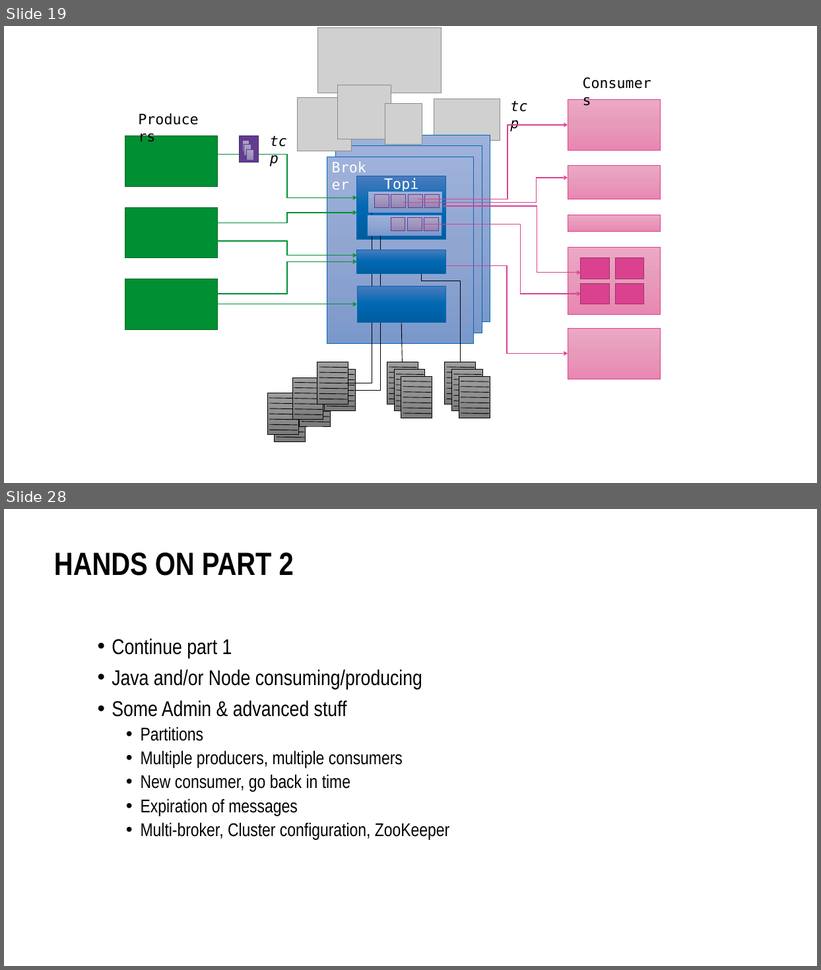
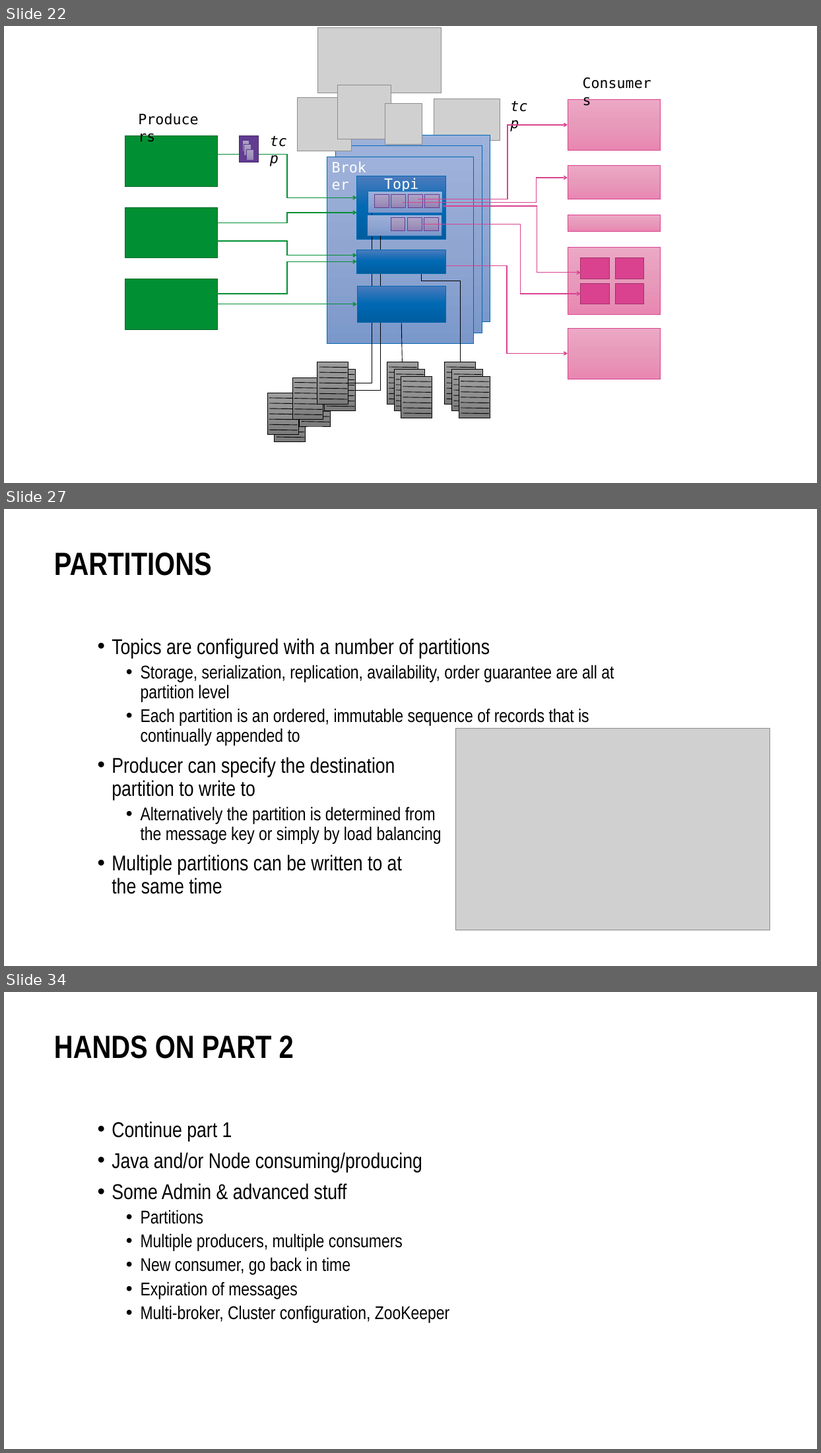
Before and after one commit to MaartenSmeets/kafka-workshop, a slide deck: Kafka_SIG_09feb2017.pptx. Shown one above the other, each under a label of ours: slides 19 and 28 before the commit, slides 22, 27 and 34 after it; the slides between them are not shown. The pictures are 821x970 and 821x1453 pixels, drawn with LibreOffice and Linux fonts; fonts in the diff are those of the drawing; grey boxes stand for pictures; background and template pictures are left out. Boxes give left, top, right and bottom in pixels: in the first picture for what was removed or moved away, otherwise in the second. Text is boxed around its words. In the diff, an @@ line names an element or a change of style, - is before the commit and + after.

Commit message:
Adding slides on under the hood details (consuming, producing, partitioning, cluster). ecosystem - connect, streams, confluent
Still TODO:
some architecture

```diff
--- a/Kafka_SIG_09feb2017.pptx
+++ b/Kafka_SIG_09feb2017.pptx
@@ slide 27 added at <box>4,509,817,966</box>, background #FFFFFF @@
@@ title added at <box>54,553,212,576</box>, 54 pt, text #000000, bold @@
+PARTITIONS
@@ text added at <box>112,638,614,894</box>, 31 pt, text #000000 @@
+• Topics are configured with a number of partitions
+  • Storage, serialization, replication, availability, order guarantee are all at partition level
+  • Each partition is an ordered, immutable sequence of records that is continually appended to
+• Producer can specify the destination
+  partition to write to
+  • Alternatively the partition is determined from
+    the message key or simply by load balancing
+• Multiple partitions can be written to at
+  the same time
@@ picture added at <box>455,728,770,930</box> @@
@@ what was slide 19 is now slide 22 @@
@@ what was slide 28 is now slide 34 @@
```
Also in this commit, not shown: 7 slides changed, 8 other slides added, 3 slides removed.
